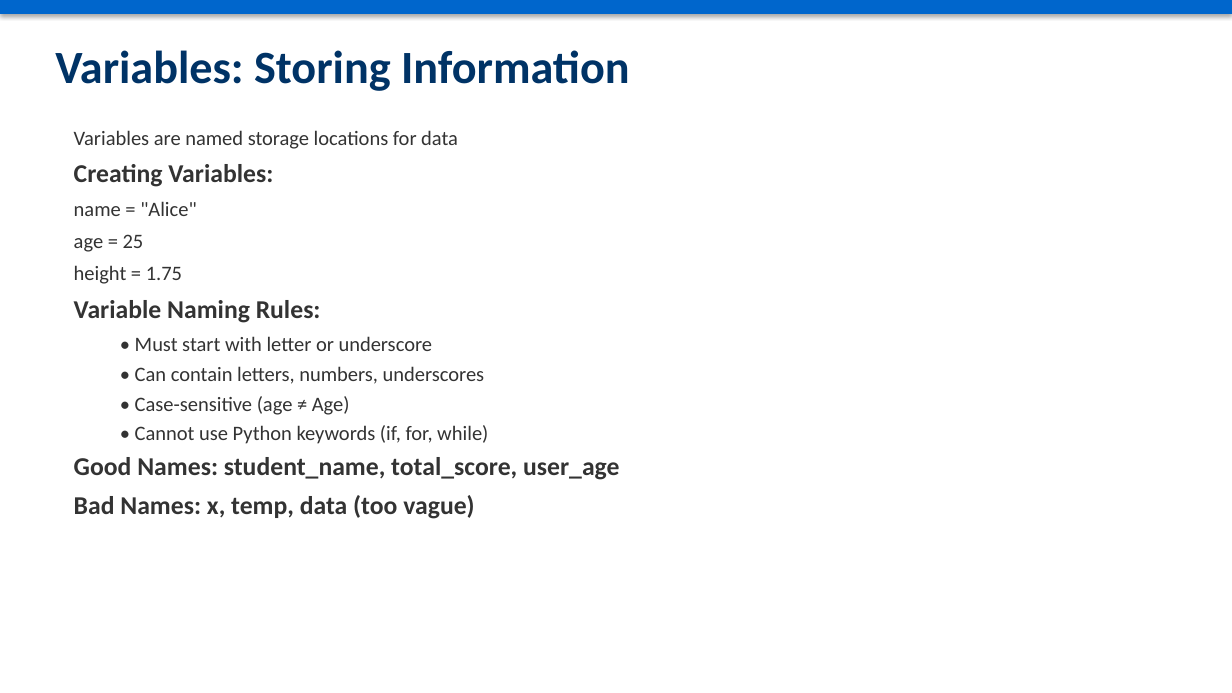
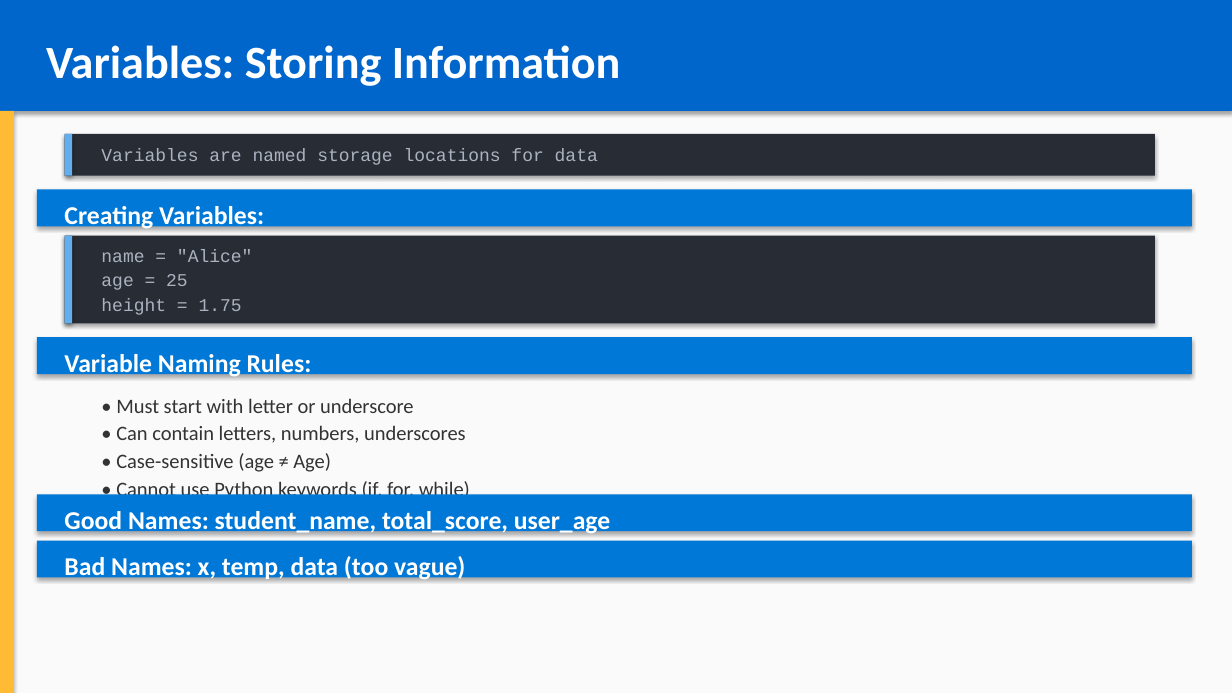
Before and after one commit to YouROS12/courses, a slide deck: slide 4 of python_course/chapter_01_introduction/introduction_to_python.pptx. Drawn at 1232x693 pixels with LibreOffice and Linux fonts; fonts in the diff are those of the drawing. Boxes give left, top, right and bottom in pixels: in the first picture for what was removed or moved away, otherwise in the second. Text is boxed around its words. In the diff, an @@ line names an element or a change of style, - is before the commit and + after.

```diff
--- a/python_course/chapter_01_introduction/introduction_to_python.pptx
+++ b/python_course/chapter_01_introduction/introduction_to_python.pptx
@@ rectangle: place and size @@
-rectangle at [0,0,1232,14]
+rectangle at [0,0,1232,111]
@@ rectangle at [0,0,1232,693]: fill #FFFFFF to #FAFAFA @@
@@ text "Variables: Storing Information": place and size @@
-text "Variables: Storing Information" at [55,50,629,91]
+text "Variables: Storing Information" at [46,45,620,86]
@@ text "Variables: Storing Information" at [46,45,620,86]: text colour #003366 to #FFFFFF @@
@@ rectangle added at [0,111,14,693], fill #FFBB33 @@
@@ rectangle added at [65,134,1155,176], fill #282C34 @@
@@ rectangle added at [65,134,72,176], fill #61AFEF @@
@@ text removed at [74,130,619,519] @@
-Variables are named storage locations for data
-Creating Variables:
-name = "Alice"
-age = 25
-height = 1.75
-Variable Naming Rules:
-  • Must start with letter or underscore
-  • Can contain letters, numbers, underscores
-  • Case-sensitive (age ≠ Age)
-  • Cannot use Python keywords (if, for, while)
-Good Names: student_name, total_score, user_age
-Bad Names: x, temp, data (too vague)
@@ text added at [101,148,598,165], 14 pt, text #ABB2BF @@
+Variables are named storage locations for data
@@ rectangle added at [37,189,1192,226], fill #0078D7 @@
@@ text added at [64,206,264,230], 20 pt, text #FFFFFF, bold @@
+Creating Variables:
@@ rectangle added at [65,236,1155,323], fill #282C34 @@
@@ rectangle added at [65,236,72,323], fill #61AFEF @@
@@ text added at [101,250,253,315], 14 pt, text #ABB2BF @@
+name = "Alice"
+age = 25
+height = 1.75
@@ rectangle added at [37,337,1192,374], fill #0078D7 @@
@@ text added at [64,354,312,378], 20 pt, text #FFFFFF, bold @@
+Variable Naming Rules:
@@ text added at [116,398,414,413], 16 pt, text #333333 @@
+  • Must start with letter or underscore
@@ text added at [116,425,466,443], 16 pt, text #333333 @@
+  • Can contain letters, numbers, underscores
@@ text added at [116,453,331,472], 16 pt, text #333333 @@
+  • Case-sensitive (age ≠ Age)
@@ text added at [116,479,470,502], 16 pt, text #333333 @@
+  • Cannot use Python keywords (if, for, while)
@@ rectangle added at [37,494,1192,531], fill #0078D7 @@
@@ text added at [64,511,610,535], 20 pt, text #FFFFFF, bold @@
+Good Names: student_name, total_score, user_age
@@ rectangle added at [37,541,1192,578], fill #0078D7 @@
@@ text added at [64,554,465,581], 20 pt, text #FFFFFF, bold @@
+Bad Names: x, temp, data (too vague)
```
Also in this commit, not shown: 12 other slides changed, 3 slides added, 10 other files.
